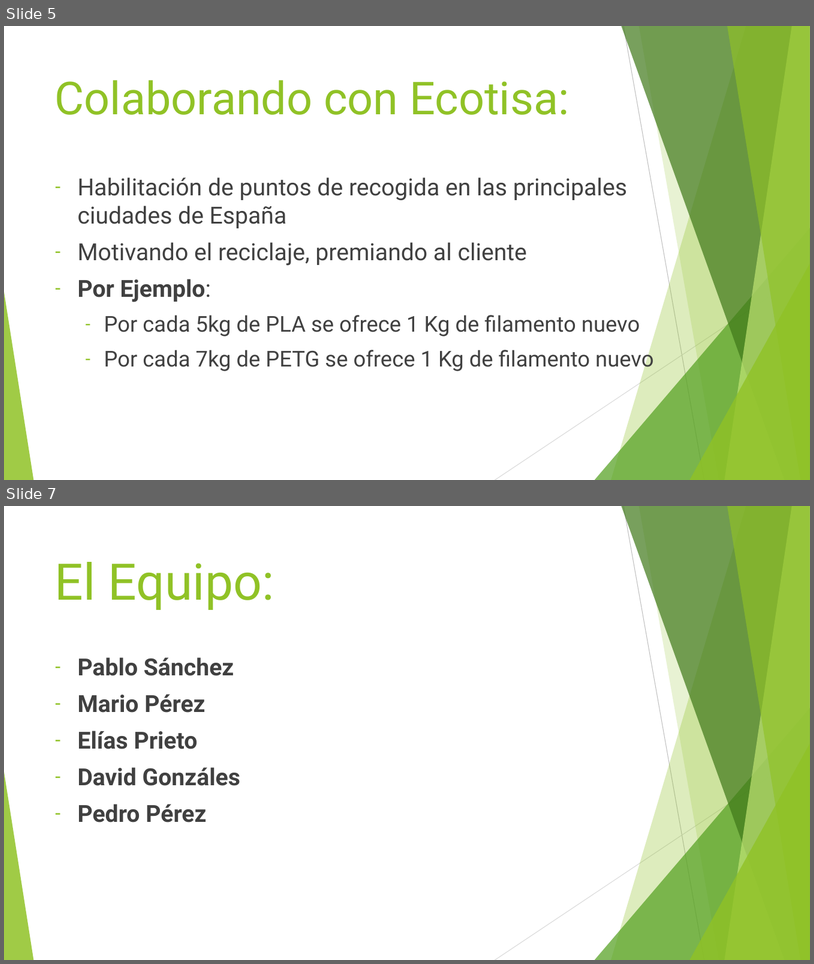
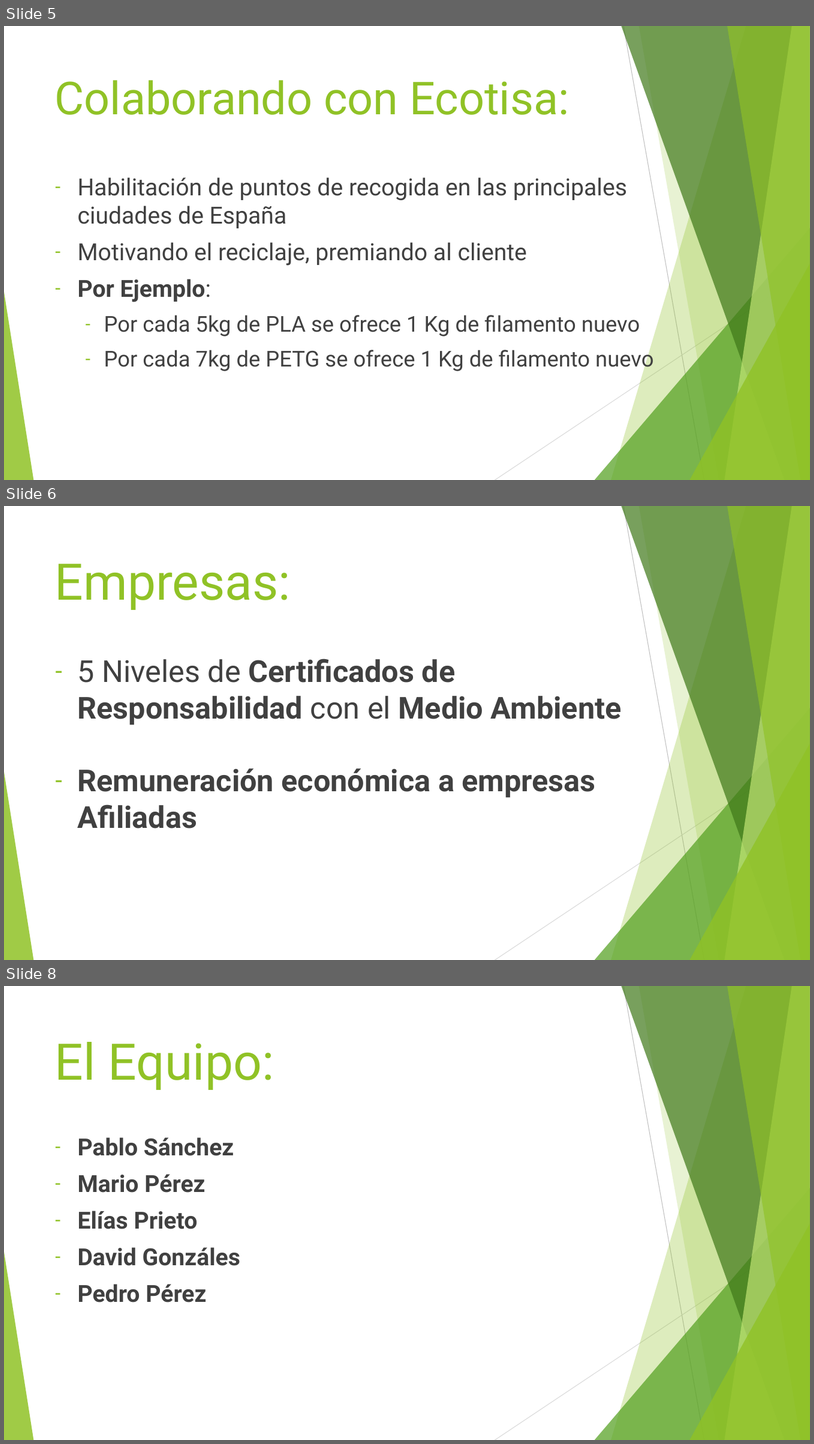
Before and after one commit to Zoroboak/ReWired-Filament, a slide deck: ReWired Filament.pptx. Shown one above the other, each under a label of ours: slides 5 and 7 before the commit, slides 5, 6 and 8 after it; the slides between them are not shown. The pictures are 814x964 and 814x1444 pixels, drawn with LibreOffice and Linux fonts; fonts in the diff are those of the drawing. Boxes give left, top, right and bottom in pixels: in the first picture for what was removed or moved away, otherwise in the second. Text is boxed around its words. In the diff, an @@ line names an element or a change of style, - is before the commit and + after.

```diff
--- a/ReWired Filament.pptx
+++ b/ReWired Filament.pptx
@@ slide 6 added at box(4, 506, 810, 960), background #FFFFFF; not listed: 10 template elements that a slide beside it also shows @@
@@ title added at box(55, 564, 291, 610), 60 pt, text #90C226 @@
+Empresas:
@@ text added at box(78, 658, 622, 828), 36 pt, text #404040, bold @@
+– 5 Niveles de Certificados de Responsabilidad con el Medio Ambiente
+  _
+– Remuneración económica a empresas Afiliadas
@@ what was slide 7 is now slide 8 @@
```
Also in this commit, not shown: 1 other slide added, 1 slide removed.
